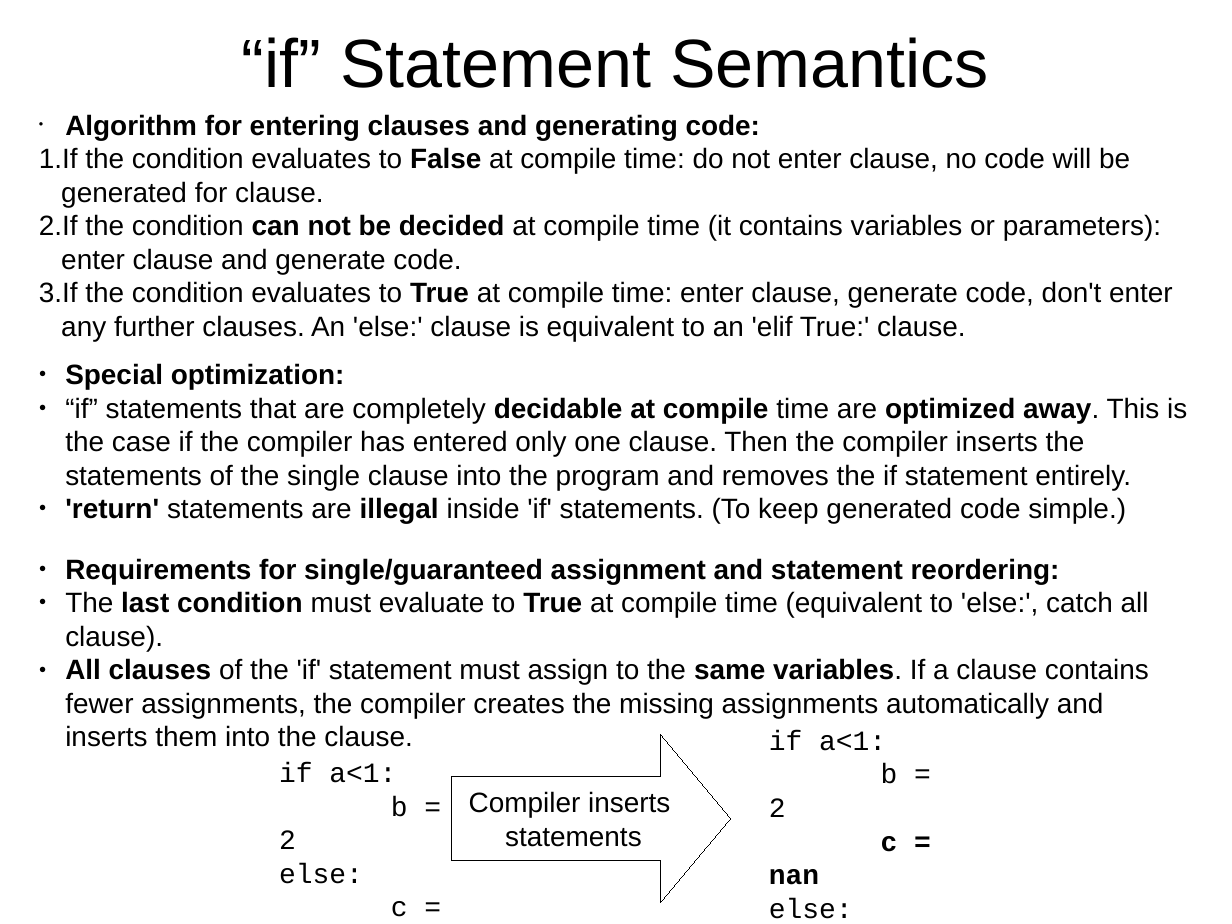
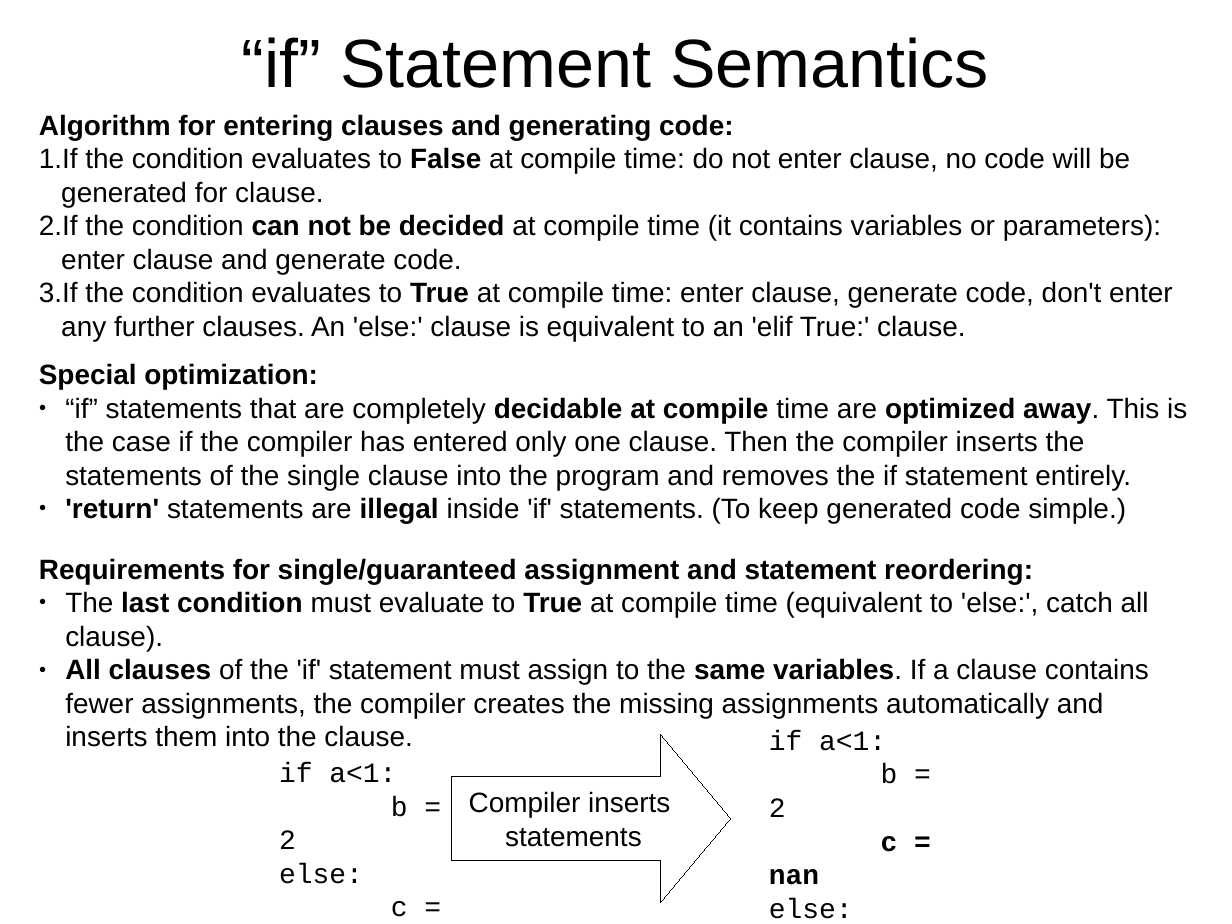
Before and after one commit to eike-welk/freeode, a slide deck: slide 15 of freeode_py/SIML Compiler Outline.odp. Drawn at 1232x924 pixels with LibreOffice and Linux fonts; fonts in the diff are those of the drawing. Boxes give left, top, right and bottom in pixels: in the first picture for what was removed or moved away, otherwise in the second. Text is boxed around its words. In the diff, an @@ line names an element or a change of style, - is before the commit and + after.

```diff
--- a/freeode_py/SIML Compiler Outline.odp
+++ b/freeode_py/SIML Compiler Outline.odp
@@ text at (39,114,733,140): bullet • to none @@
@@ text at (39,363,318,389): bullet ● to none @@
@@ text at (39,558,1033,584): bullet ● to none @@
```
Also in this commit, not shown: 10 other slides changed, 3 other files.
